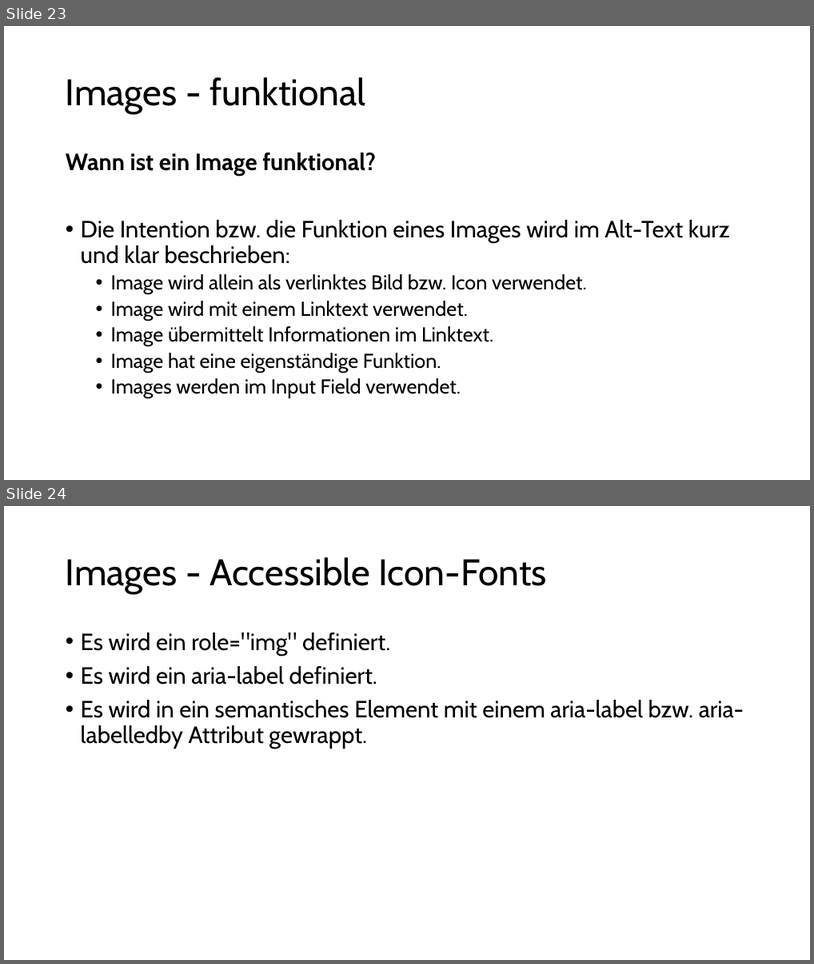
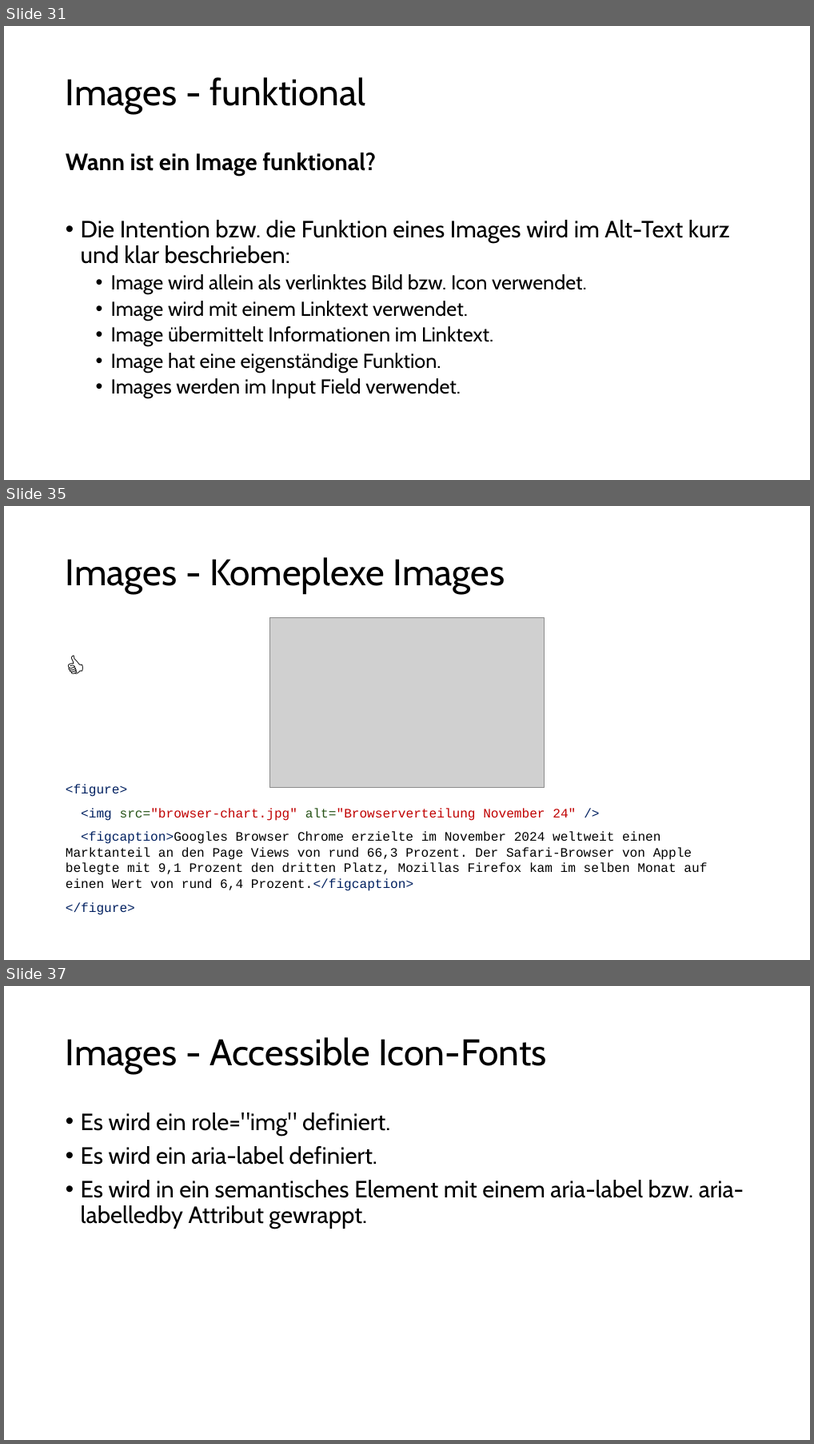
Before and after one commit to aykut-rocks/web-frontend-accessibility-training, a slide deck: Web-Frontend-Accessibility-03.pptx. Shown one above the other, each under a label of ours: slides 23 and 24 before the commit, slides 31, 35 and 37 after it; the slides between them are not shown. The pictures are 814x964 and 814x1444 pixels, drawn with LibreOffice and Linux fonts; fonts in the diff are those of the drawing; grey boxes stand for pictures. Boxes give left, top, right and bottom in pixels: in the first picture for what was removed or moved away, otherwise in the second. Text is boxed around its words. In the diff, an @@ line names an element or a change of style, - is before the commit and + after.

```diff
--- a/Web-Frontend-Accessibility-03.pptx
+++ b/Web-Frontend-Accessibility-03.pptx
@@ slide 35 added at (x1=4, y1=506, x2=810, y2=960), background #FFFFFF @@
@@ title added at (x1=66, y1=557, x2=506, y2=594), 44 pt, text #000000 @@
+Images - Komeplexe Images
@@ picture added at (x1=270, y1=618, x2=544, y2=787) @@
@@ text added at (x1=66, y1=784, x2=707, y2=915), 15.4 pt, text #000000 @@
+👍
+<figure>
+<img src="browser-chart.jpg" alt="Browserverteilung November 24" />
+<figcaption>Googles Browser Chrome erzielte im November 2024 weltweit einen Marktanteil an den Page Views von rund 66,3 Prozent. Der Safari-Browser von Apple belegte mit 9,1 Prozent den dritten Platz, Mozillas Firefox kam im selben Monat auf einen Wert von rund 6,4 Prozent.</figcaption>
+</figure>
@@ what was slide 23 is now slide 31 @@
@@ what was slide 24 is now slide 37 @@
```
Also in this commit, not shown: 8 slides changed, 12 other slides added.
